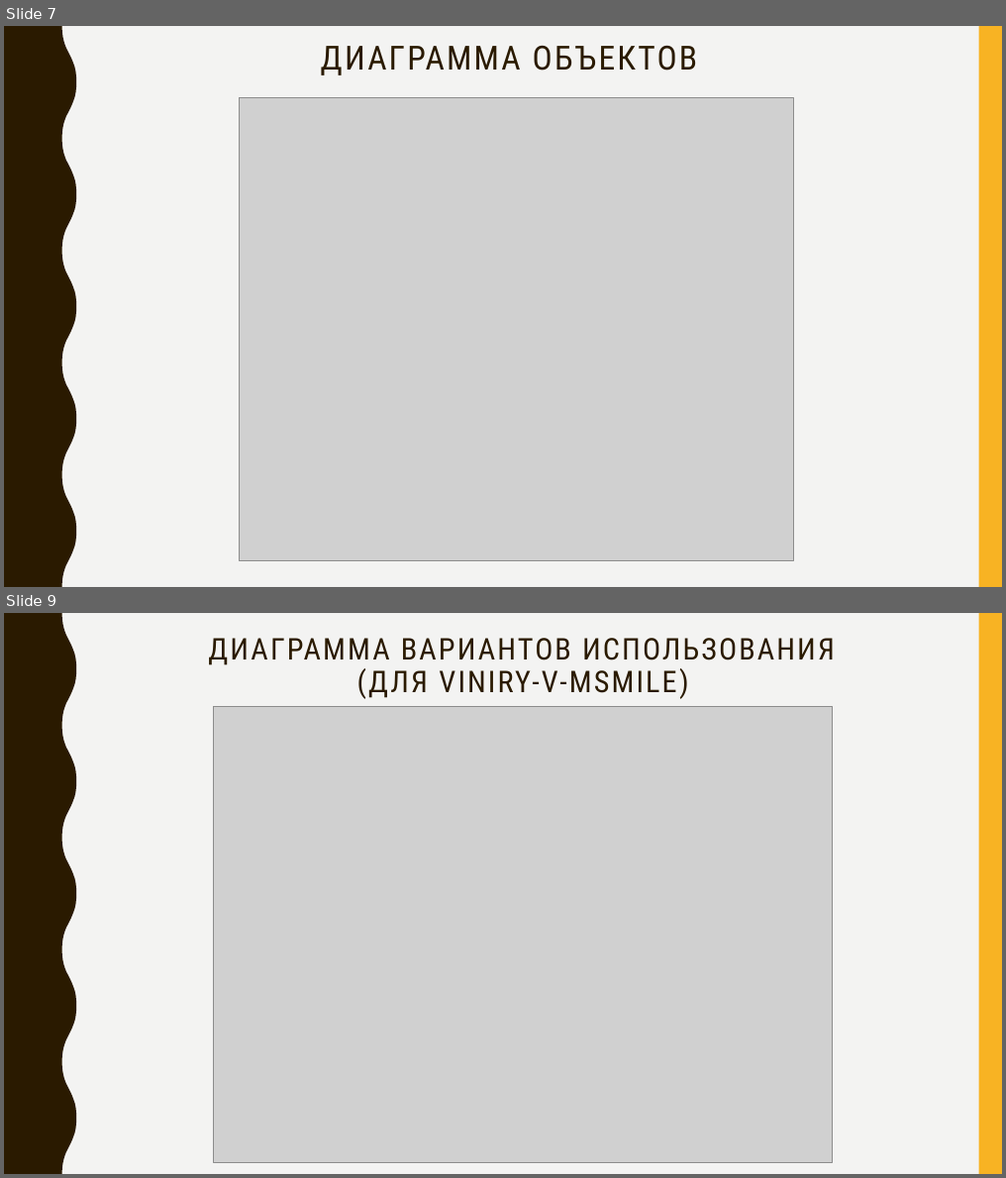
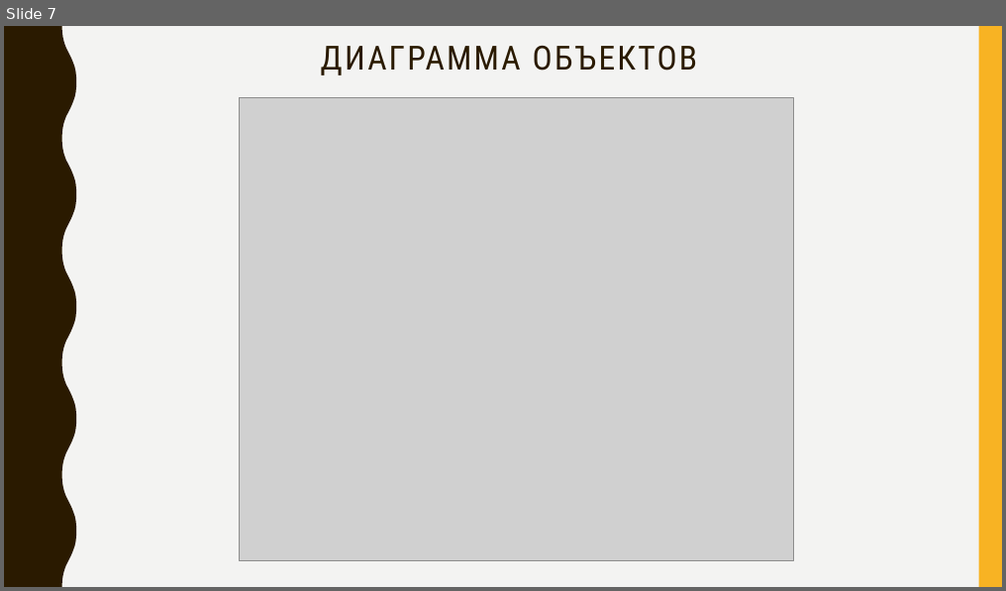
Before and after one commit to Encorsio23/OOAPGovorovMikhailitsinMuslimov, a slide deck: Презентация ООАП (защита).pptx. Shown one above the other, each under a label of ours: slides 7 and 9 before the commit, slide 7 after it; the slides between them are not shown. The pictures are 1006x1178 and 1006x591 pixels, drawn with LibreOffice and Linux fonts; fonts in the diff are those of the drawing; grey boxes stand for pictures. Boxes give left, top, right and bottom in pixels: in the first picture for what was removed or moved away, otherwise in the second. Text is boxed around its words. In the diff, an @@ line names an element or a change of style, - is before the commit and + after.

```diff
--- a/Презентация ООАП (защита).pptx
+++ b/Презентация ООАП (защита).pptx
@@ slide 9 removed at bbox=[4, 613, 1002, 1174], background #F3F3F2; not listed: 2 template elements that a slide beside it also shows @@
@@ title removed at bbox=[208, 638, 835, 699] @@
-ДИАГРАММА ВАРИАНТОВ ИСПОЛЬЗОВАНИЯ
-(ДЛЯ VINIRY-V-MSMILE)
@@ picture removed at bbox=[214, 707, 832, 1163] @@
```
Also in this commit, not shown: 2 slides changed.
